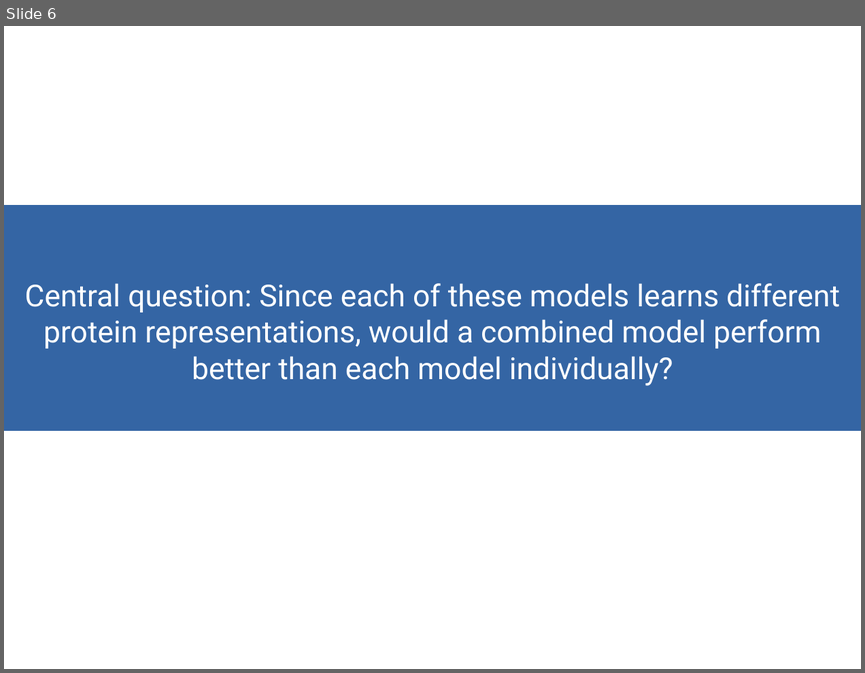
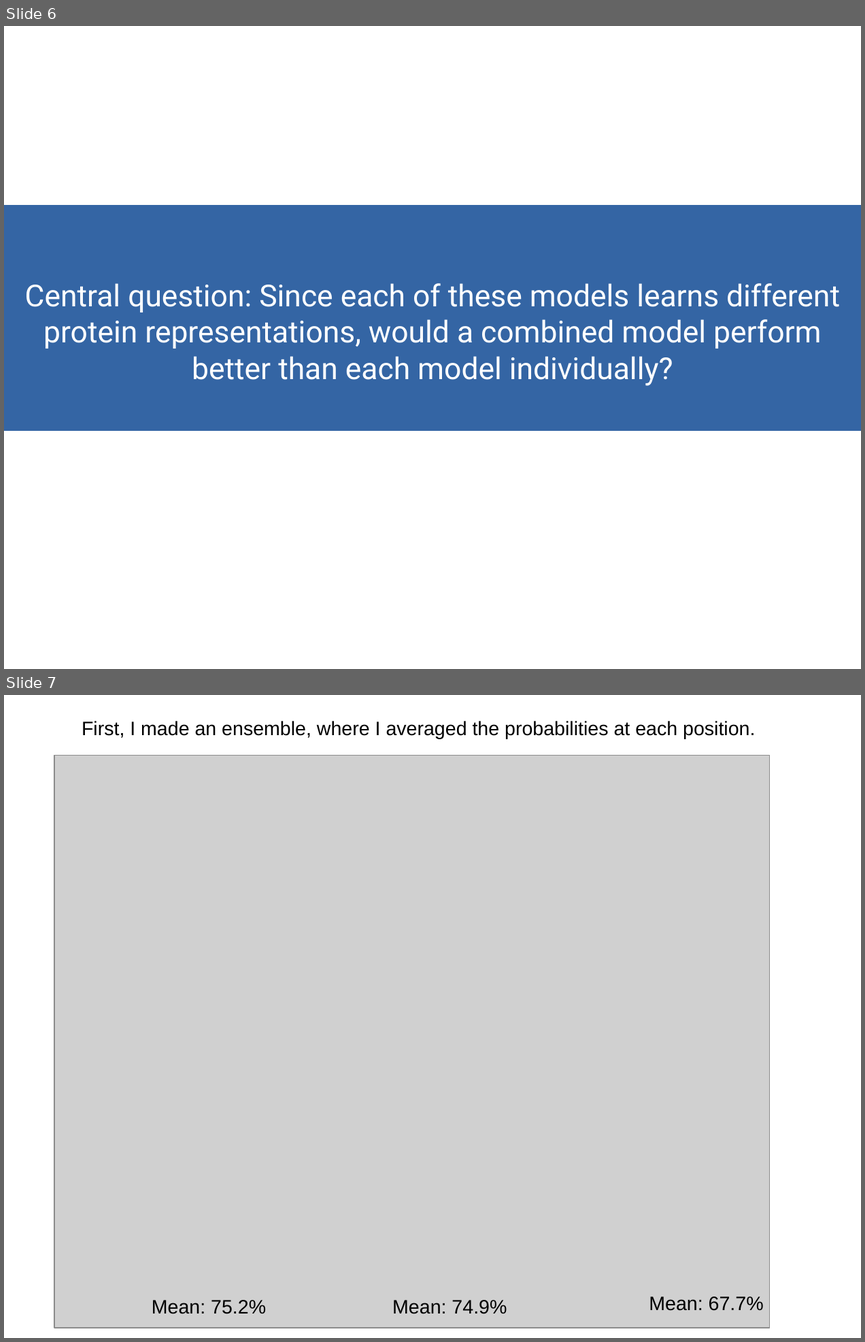
Before and after one commit to akulikova64/BERT_CNN_comparison, a slide deck: analysis/present_12_16_21.odp. Shown one above the other, each under a label of ours: slide 6 before the commit, slides 6 and 7 after it. The pictures are 865x673 and 865x1342 pixels, drawn with LibreOffice and Linux fonts; fonts in the diff are those of the drawing; grey boxes stand for pictures. Boxes give left, top, right and bottom in pixels: in the first picture for what was removed or moved away, otherwise in the second. Text is boxed around its words. In the diff, an @@ line names an element or a change of style, - is before the commit and + after.

```diff
--- a/analysis/present_12_16_21.odp
+++ b/analysis/present_12_16_21.odp
@@ slide 7 added at (x1=4, y1=695, x2=861, y2=1338), background #FFFFFF @@
@@ text added at (x1=82, y1=721, x2=755, y2=739), 18 pt, text #000000 @@
+First, I made an ensemble, where I averaged the probabilities at each position.
@@ picture added at (x1=54, y1=756, x2=770, y2=1328) @@
@@ text added at (x1=152, y1=1300, x2=266, y2=1314), 18 pt, text #000000 @@
+Mean: 75.2%
@@ text added at (x1=392, y1=1300, x2=507, y2=1314), 18 pt, text #000000 @@
+Mean: 74.9%
@@ text added at (x1=649, y1=1296, x2=764, y2=1310), 18 pt, text #000000 @@
+Mean: 67.7%
```
Also in this commit, not shown: 15 other slides added, 2 slides removed, 1 other file.
